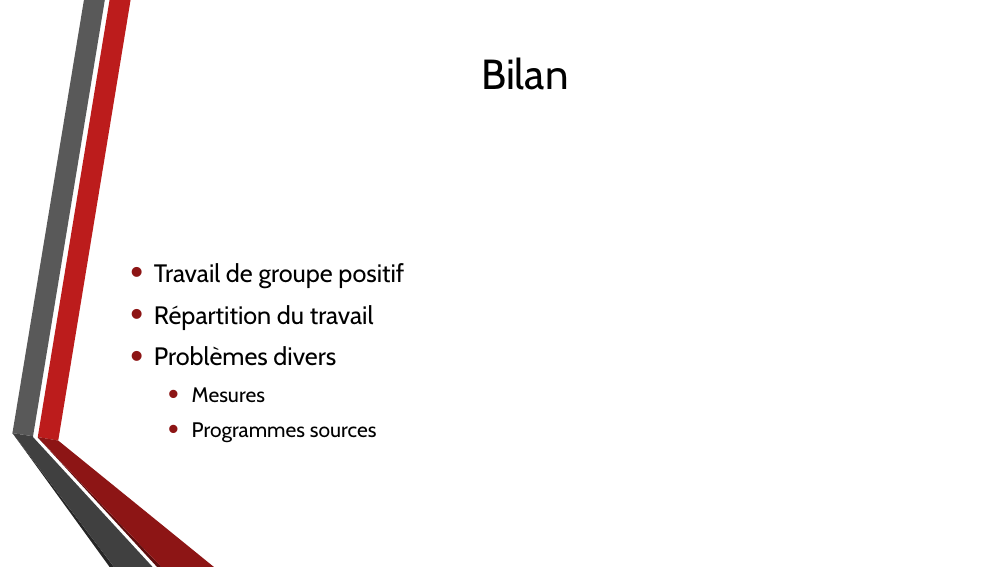
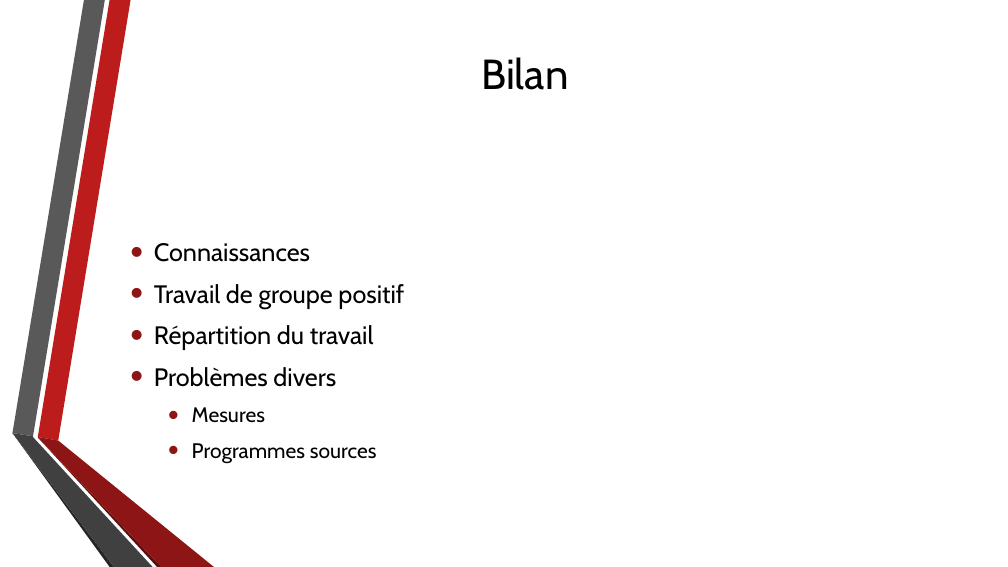
Before and after one commit to blaudez/patate-smart-projet, a slide deck: slide 6 of Projet Elec Julien Valentin Arthur final.pptx. Drawn at 1008x567 pixels with LibreOffice and Linux fonts; fonts in the diff are those of the drawing; background and template pictures are left out. Boxes give left, top, right and bottom in pixels: in the first picture for what was removed or moved away, otherwise in the second. Text is boxed around its words. In the diff, an @@ line names an element or a change of style, - is before the commit and + after.

```diff
--- a/Projet Elec Julien Valentin Arthur final.pptx
+++ b/Projet Elec Julien Valentin Arthur final.pptx
@@ text at [154, 243, 310, 262]: paragraph added @@
+• Connaissances
```
